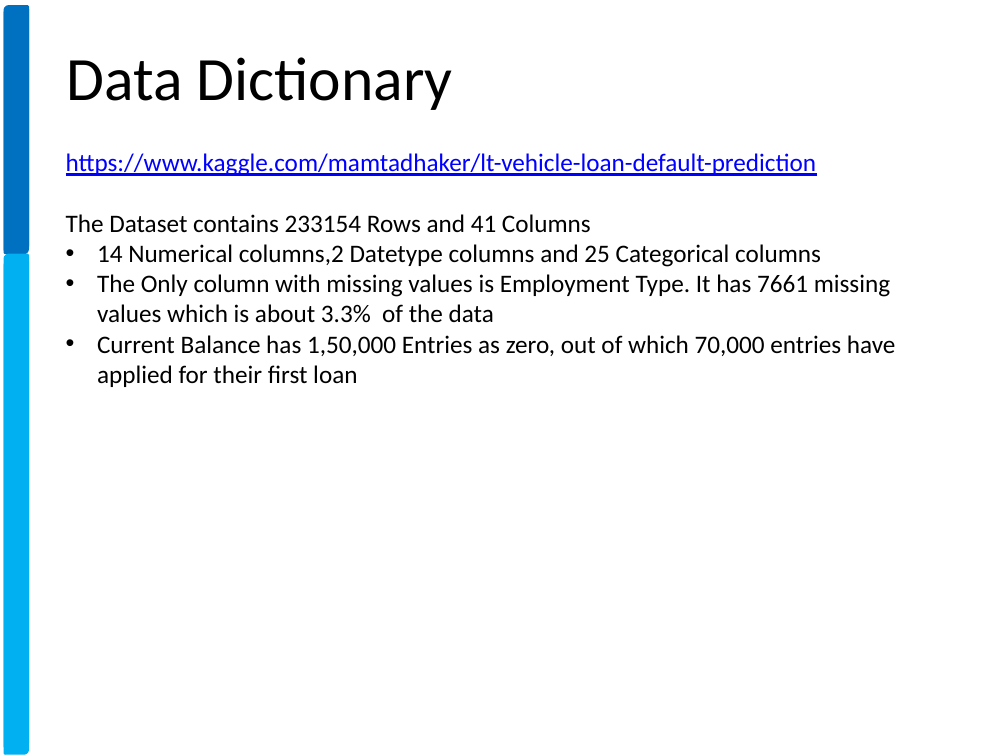
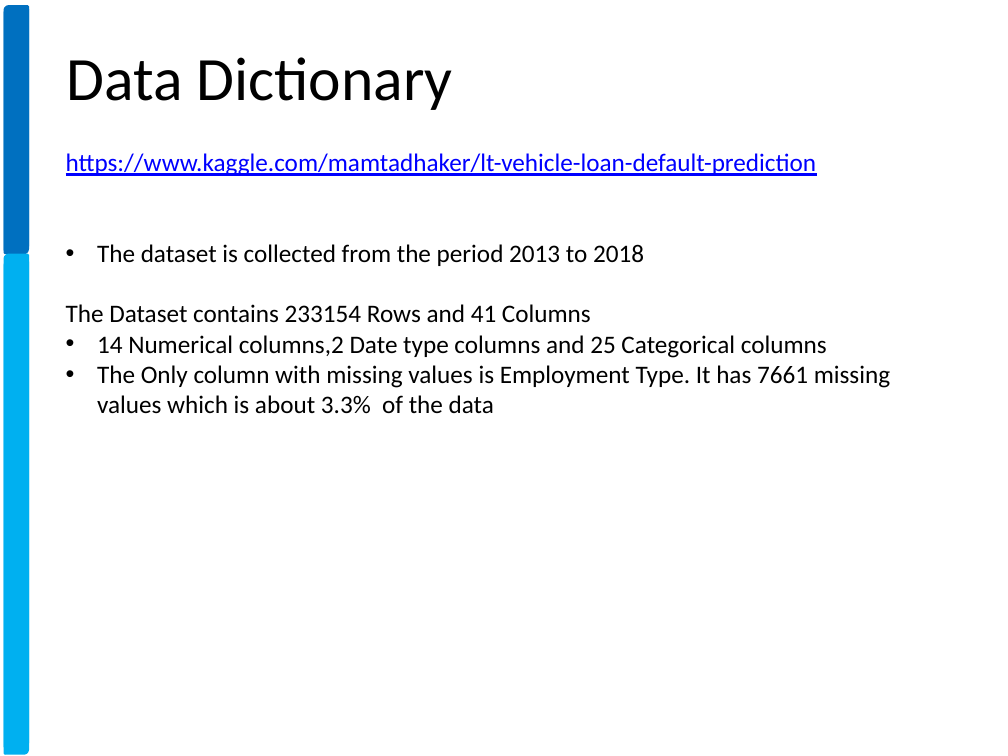
Before and after one commit to xavierigneous/Vehicle-Loan-Default-Prediction, a slide deck: slide 5 of Pravin Kumar/Vehicle Loan Default Prediction.pptx. Drawn at 1008x756 pixels with LibreOffice and Linux fonts; fonts in the diff are those of the drawing; background and template pictures are left out. Boxes give left, top, right and bottom in pixels: in the first picture for what was removed or moved away, otherwise in the second. Text is boxed around its words. In the diff, an @@ line names an element or a change of style, - is before the commit and + after.

```diff
--- a/Pravin Kumar/Vehicle Loan Default Prediction.pptx
+++ b/Pravin Kumar/Vehicle Loan Default Prediction.pptx
@@ text at bbox=[97, 244, 644, 266]: paragraph added @@
+• The dataset is collected from the period 2013 to 2018
@@ text at bbox=[97, 335, 827, 358]: spaces changed @@
-• 14 Numerical columns,2 Datetype columns and 25 Categorical columns
+• 14 Numerical columns,2 Date type columns and 25 Categorical columns
@@ text at bbox=[97, 335, 896, 387]: paragraph removed @@
-• Current Balance has 1,50,000 Entries as zero, out of which 70,000 entries have applied for their first loan
```
Also in this commit, not shown: 2 other slides changed.
